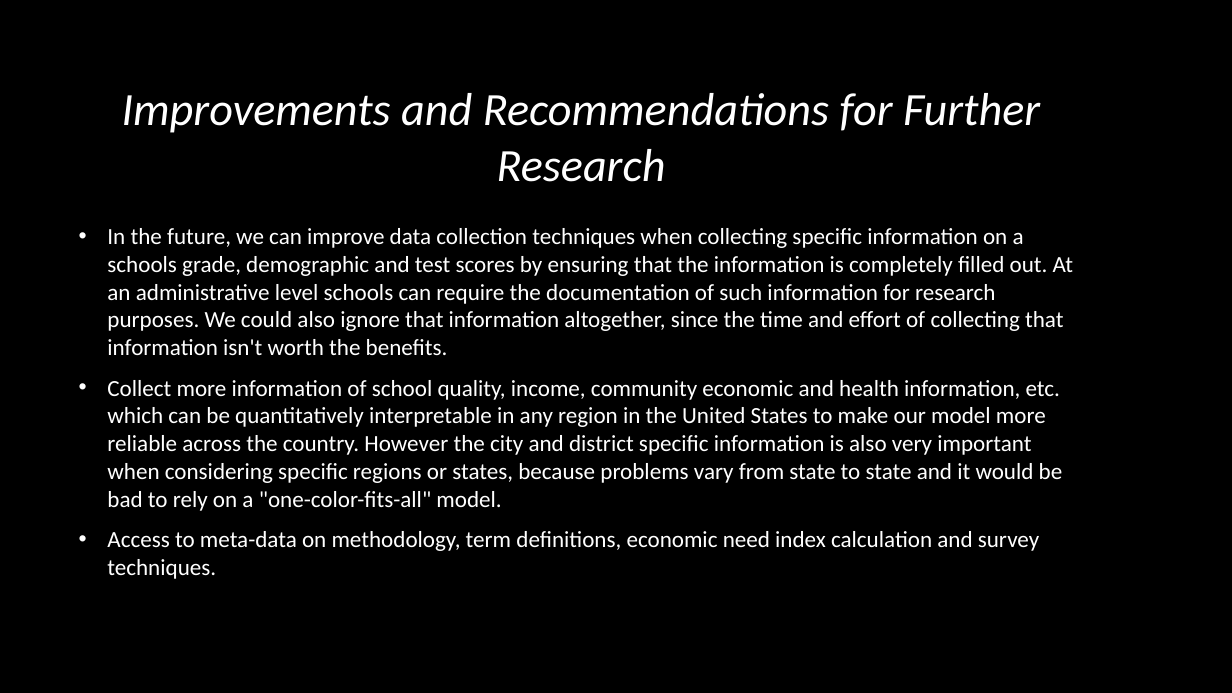
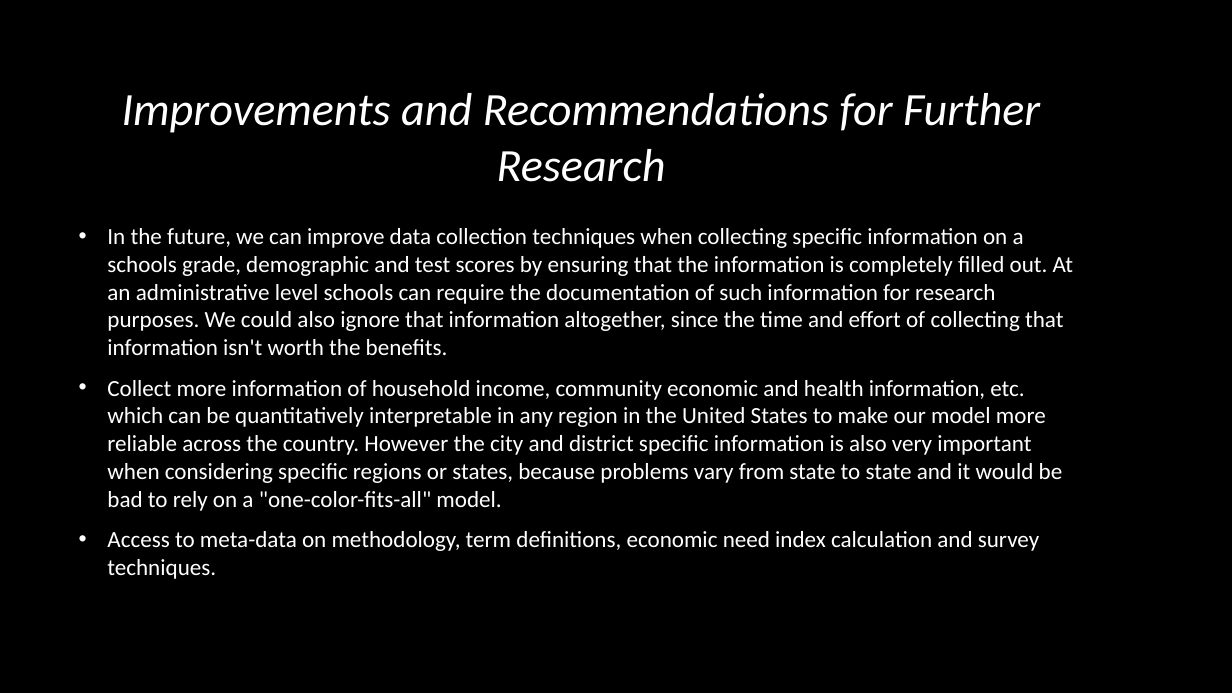
Before and after one commit to ayan1995/Thinkful, a slide deck: slide 23 of Bootcamp/Unit 3 Deeper into Supervised Learning/Supervised Learning Capstone/data-science-for-good/PASSNYC Capstone Predicting Attendance .pptx (slide 24 before the commit). Drawn at 1232x693 pixels with LibreOffice and Linux fonts; fonts in the diff are those of the drawing; background and template pictures are left out. Boxes give left, top, right and bottom in pixels: in the first picture for what was removed or moved away, otherwise in the second. Text is boxed around its words. In the diff, an @@ line names an element or a change of style, - is before the commit and + after.

```diff
--- a/Bootcamp/Unit 3 Deeper into Supervised Learning/Supervised Learning Capstone/data-science-for-good/PASSNYC Capstone Predicting Attendance .pptx
+++ b/Bootcamp/Unit 3 Deeper into Supervised Learning/Supervised Learning Capstone/data-science-for-good/PASSNYC Capstone Predicting Attendance .pptx
@@ text at (x1=107, y1=380, x2=1063, y2=511): text changed @@
-• Collect more information of school quality, income, community economic and health information, etc. which can be quantitatively interpretable in any region in the United States to make our model more reliable across the country. However the city and district specific information is also very important when considering specific regions or states, because problems vary from state to state and it would be bad to rely on a "one-color-fits-all" model.
+• Collect more information of household income, community economic and health information, etc. which can be quantitatively interpretable in any region in the United States to make our model more reliable across the country. However the city and district specific information is also very important when considering specific regions or states, because problems vary from state to state and it would be bad to rely on a "one-color-fits-all" model.
```
Also in this commit, not shown: 3 other slides changed, 1 slide removed, 1 other file.
